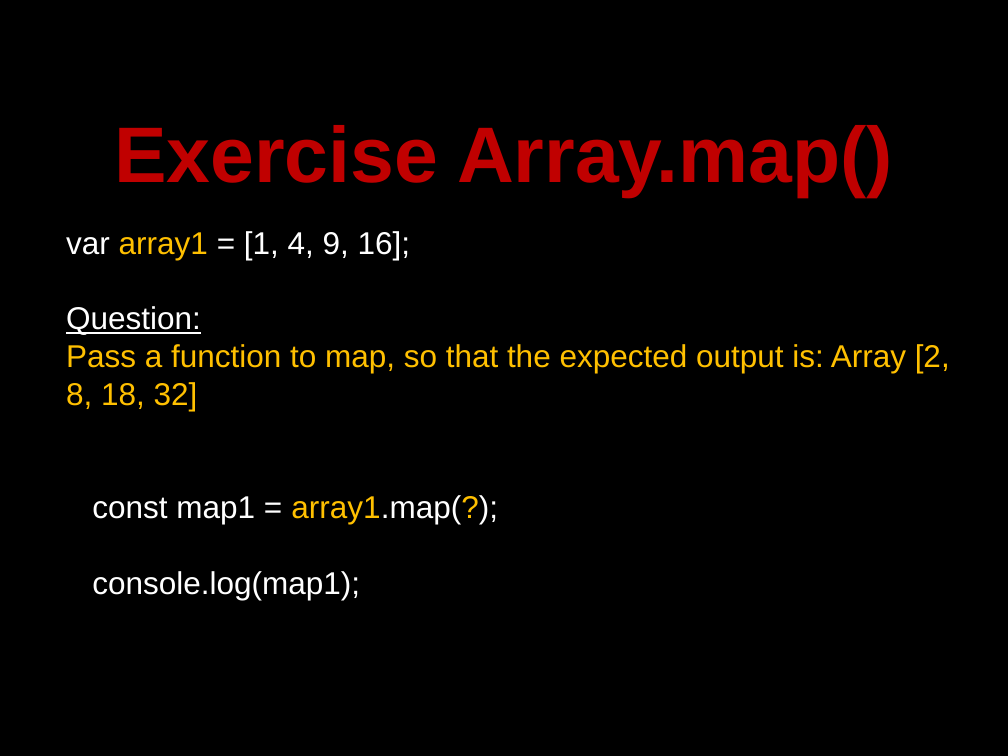
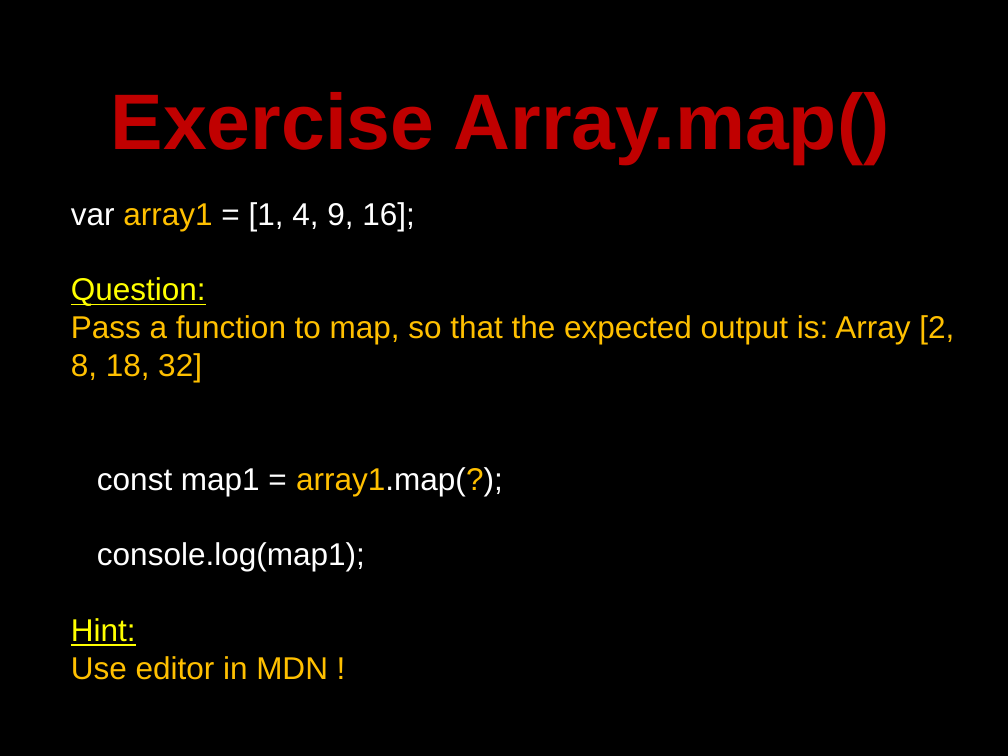
Before and after one commit to petereijgermans11/frontend-cursus, a slide deck: slide 27 of frontend-cursus/ 5 - Functional programmming.pptx. Drawn at 1008x756 pixels with LibreOffice and Linux fonts; fonts in the diff are those of the drawing. Boxes give left, top, right and bottom in pixels: in the first picture for what was removed or moved away, otherwise in the second. Text is boxed around its words. In the diff, an @@ line names an element or a change of style, - is before the commit and + after.

Commit message:
Exercises FP

```diff
--- a/frontend-cursus/ 5 - Functional programmming.pptx
+++ b/frontend-cursus/ 5 - Functional programmming.pptx
@@ title "Exercise Array.map()": place and size @@
-title "Exercise Array.map()" at [114,125,893,197]
+title "Exercise Array.map()" at [111,92,890,164]
@@ text "var array1 = [1, 4, ...": place and size @@
-text "var array1 = [1, 4, ..." at [66,231,950,600]
+text "var array1 = [1, 4, ..." at [71,202,954,680]
@@ text at [71,277,206,306]: text colour #FFFFFF to #FFFF00 in "Question:" @@
@@ text at [71,618,328,680]: paragraphs added @@
+Hint:
+Use editor in MDN !
```
Also in this commit, not shown: 11 other slides changed, 1 other file.
